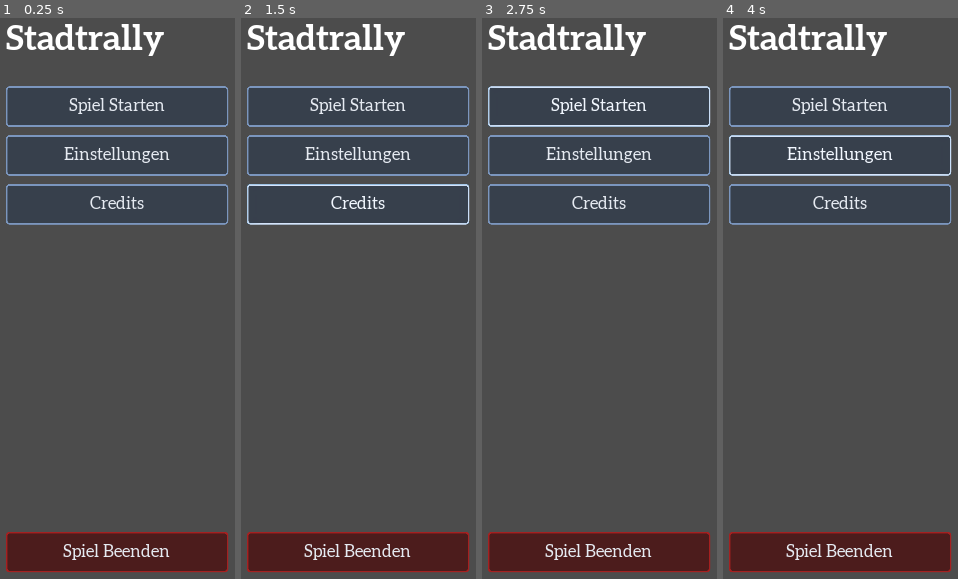
Above: before the commit, frames 1-4 (left to right).
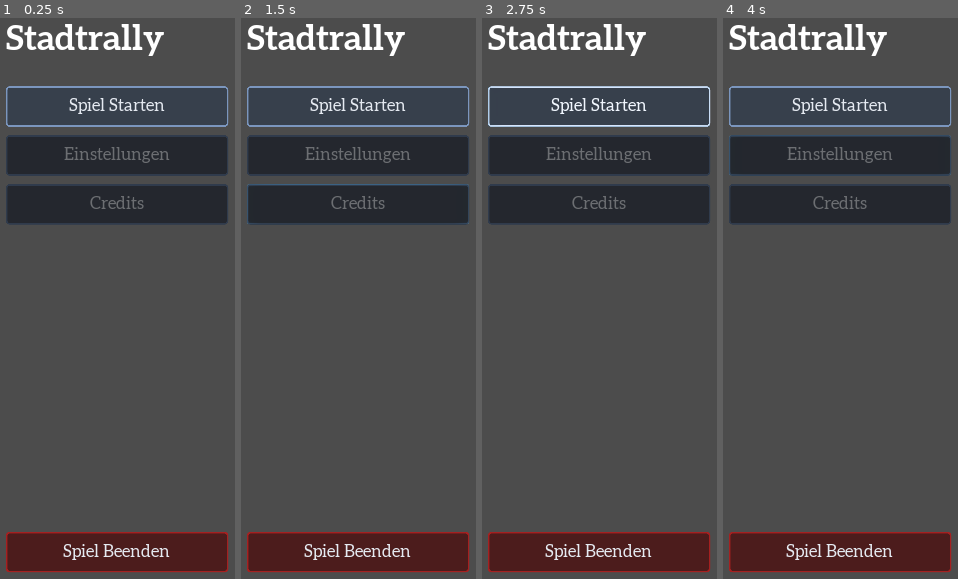
Above: after the commit, the same moments.

Repository: CodedOre/Stadtrally
Game: Godot game, scene res://scenes/Main.tscn
The game is run twice, just before and just after one commit, with the same random seed, the same clock (stepped at 60 frames per second) and the same inputs.
Inputs (mouse positions are in pixels of both pictures, inside the frame that each line leads up to):
- Up to frame 1 (0.25 s): no input
- Up to frame 2 (1.5 s): click (358, 152) at 0.5 s, where only the run before the commit has a clickable "Einstellungen"; click (358, 203) at 1.25 s, where only the run before the commit has a clickable "Credits"
- Up to frame 3 (2.75 s): click "Spiel Starten" at 2 s
- Up to frame 4 (4 s): click "Spiel Starten" at 2.75 s; click (840, 152) at 3.5 s, where only the run before the commit has a clickable "Einstellungen"

The runs differ from the first frame. In frame 1, 14% of the frame differs, in the area x 2-98%, y 20-37%; in frame 2, 14%; in frame 3, 14%; in frame 4, 14%.

Commit message:
Reorder the main menu

Diff:
--- a/resources/interface/themes/BaseTheme.tres
+++ b/resources/interface/themes/BaseTheme.tres
@@ -1,7 +1,7 @@
 [gd_resource type="Theme" load_steps=8 format=2]
 
 [ext_resource path="res://resources/interface/fonts/Aleo regular.ttf" type="DynamicFontData" id=1]
-[ext_resource path="res://resources/interface/styles/Base/PopupStyle.tres" type="StyleBox" id=3]
+[ext_resource path="res://resources/interface/styles/Base/PanelStyle.tres" type="StyleBox" id=3]
 [ext_resource path="res://resources/interface/styles/Base/ButtonHoverStyle.tres" type="StyleBox" id=4]
 [ext_resource path="res://resources/interface/styles/Base/ButtonDisabledStyle.tres" type="StyleBox" id=5]
 [ext_resource path="res://resources/interface/styles/Base/ButtonNormalStyle.tres" type="StyleBox" id=6]
@@ -24,5 +24,6 @@
 Button/styles/normal = ExtResource( 6 )
 Button/styles/pressed = ExtResource( 7 )
 HBoxContainer/constants/separation = 20
+PanelContainer/styles/panel = ExtResource( 3 )
 PopupDialog/styles/panel = ExtResource( 3 )
 VBoxContainer/constants/separation = 16
--- a/scenes/interface/MainMenu.tscn
+++ b/scenes/interface/MainMenu.tscn
@@ -13,51 +13,49 @@
 [sub_resource type="StyleBoxEmpty" id=2]
 resource_name = "SpacingSeparator"
 
-[node name="MainMenu" type="Control"]
-anchor_right = 1.0
-anchor_bottom = 1.0
-theme = ExtResource( 1 )
-script = ExtResource( 4 )
-
-[node name="MenuContainer" type="VBoxContainer" parent="."]
+[node name="MainMenu" type="VBoxContainer"]
 anchor_bottom = 1.0
 margin_left = 45.0
 margin_top = 45.0
 margin_right = 445.0
 margin_bottom = -45.0
+theme = ExtResource( 1 )
+script = ExtResource( 4 )
 
-[node name="Titel" type="Label" parent="MenuContainer"]
+[node name="Titel" type="Label" parent="."]
 margin_right = 400.0
 margin_bottom = 65.0
 custom_fonts/font = SubResource( 1 )
 text = "Stadtrally"
 
-[node name="TitleButtonSeparator" type="HSeparator" parent="MenuContainer"]
+[node name="TitleButtonSeparator" type="HSeparator" parent="."]
 margin_top = 81.0
 margin_right = 400.0
 margin_bottom = 101.0
 custom_constants/separation = 20
 custom_styles/separator = SubResource( 2 )
 
-[node name="StartButton" type="Button" parent="MenuContainer"]
+[node name="StartButton" type="Button" parent="."]
 margin_top = 117.0
 margin_right = 400.0
 margin_bottom = 190.0
 text = "Spiel Starten"
 
-[node name="SettingsButton" type="Button" parent="MenuContainer"]
+[node name="SettingsButton" type="Button" parent="."]
 margin_top = 206.0
 margin_right = 400.0
 margin_bottom = 279.0
+disabled = true
 text = "Einstellungen"
 
-[node name="CreditsButton" type="Button" parent="MenuContainer"]
+[node name="CreditsButton" type="Button" parent="."]
 margin_top = 295.0
 margin_right = 400.0
 margin_bottom = 368.0
+disabled = true
 text = "Credits"
 
-[node name="CloseButton" type="Button" parent="MenuContainer"]
+[node name="CloseButton" type="Button" parent="."]
 margin_top = 917.0
 margin_right = 400.0
 margin_bottom = 990.0
@@ -65,4 +63,4 @@
 theme = ExtResource( 3 )
 text = "Spiel Beenden"
 
-[connection signal="pressed" from="MenuContainer/CloseButton" to="." method="_on_close_button_pressed"]
+[connection signal="pressed" from="CloseButton" to="." method="_on_close_button_pressed"]
Renamed: resources/interface/styles/Base/PopupStyle.tres -> resources/interface/styles/Base/PanelStyle.tres
